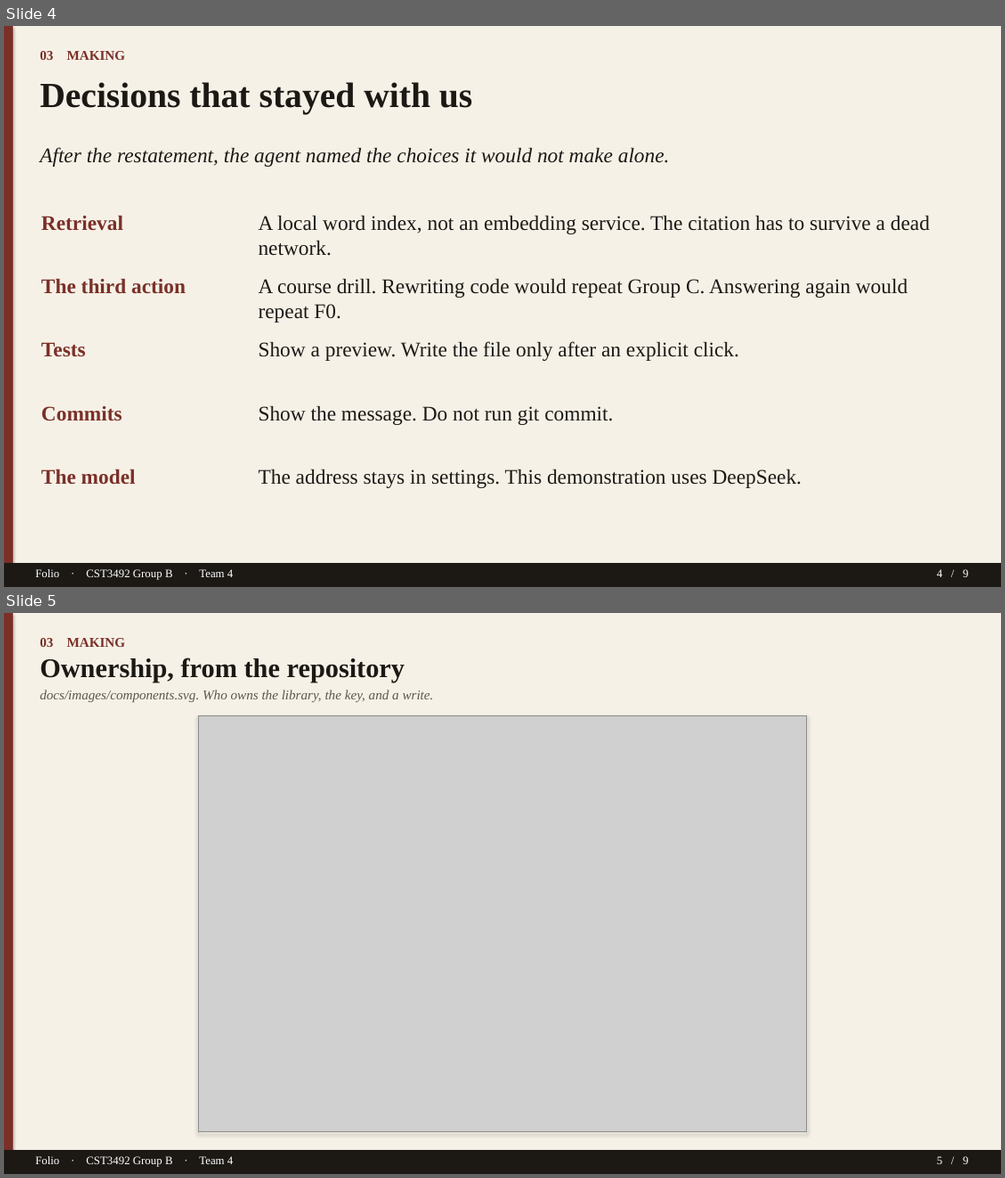
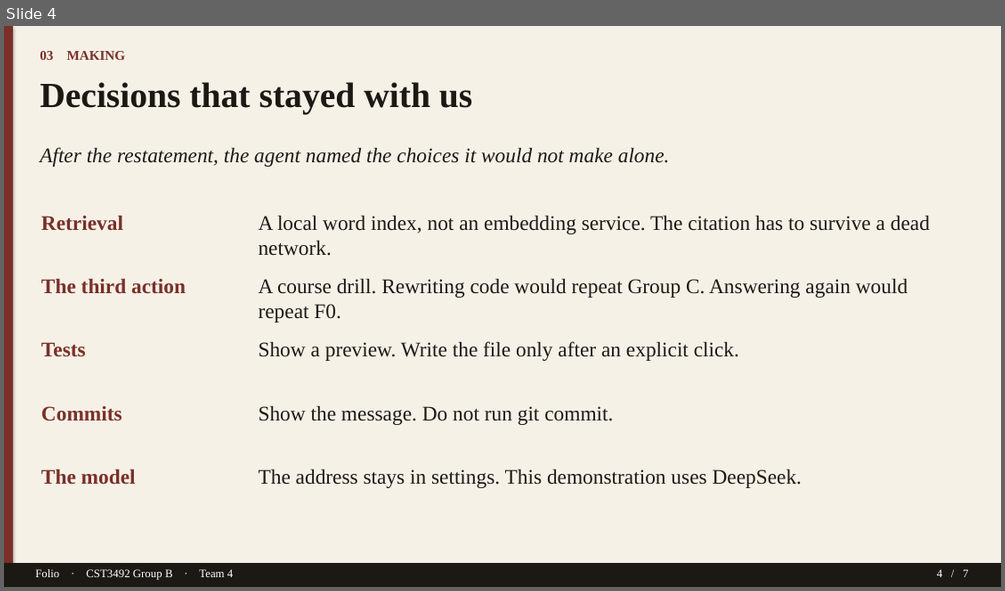
Before and after one commit to TTAWDTT/folio, a slide deck: submission/documents/Folio-GroupB-Team4-Slides.pptx. Shown one above the other, each under a label of ours: slides 4 and 5 before the commit, slide 4 after it. The pictures are 1005x1178 and 1005x591 pixels, drawn with LibreOffice and Linux fonts; fonts in the diff are those of the drawing; grey boxes stand for pictures. Boxes give left, top, right and bottom in pixels: in the first picture for what was removed or moved away, otherwise in the second. Text is boxed around its words. In the diff, an @@ line names an element or a change of style, - is before the commit and + after.

```diff
--- a/submission/documents/Folio-GroupB-Team4-Slides.pptx
+++ b/submission/documents/Folio-GroupB-Team4-Slides.pptx
@@ slide 5 removed at (x1=4, y1=613, x2=1001, y2=1174), background #FFFFFF @@
@@ rectangle removed at (x1=4, y1=613, x2=1001, y2=1174) @@
@@ rectangle removed at (x1=4, y1=613, x2=13, y2=1174) @@
@@ text removed at (x1=40, y1=638, x2=126, y2=647) @@
-03 MAKING
@@ text removed at (x1=40, y1=657, x2=404, y2=682) @@
-Ownership, from the repository
@@ text removed at (x1=40, y1=690, x2=434, y2=702) @@
-docs/images/components.svg. Who owns the library, the key, and a write.
@@ rectangle removed at (x1=198, y1=715, x2=807, y2=1132) @@
@@ picture removed at (x1=199, y1=716, x2=807, y2=1131) @@
@@ rectangle removed at (x1=4, y1=1150, x2=1001, y2=1174) @@
@@ text removed at (x1=35, y1=1156, x2=233, y2=1167) @@
-Folio · CST3492 Group B · Team 4
@@ text removed at (x1=937, y1=1156, x2=968, y2=1164) @@
-5 / 9
@@ slide 4 changed as well @@
@@ text at (x1=937, y1=569, x2=968, y2=577): text changed @@
-4 / 9
+4 / 7
```
Also in this commit, not shown: 3 other slides changed, 3 slides added, 4 other slides removed, 6 other files.
